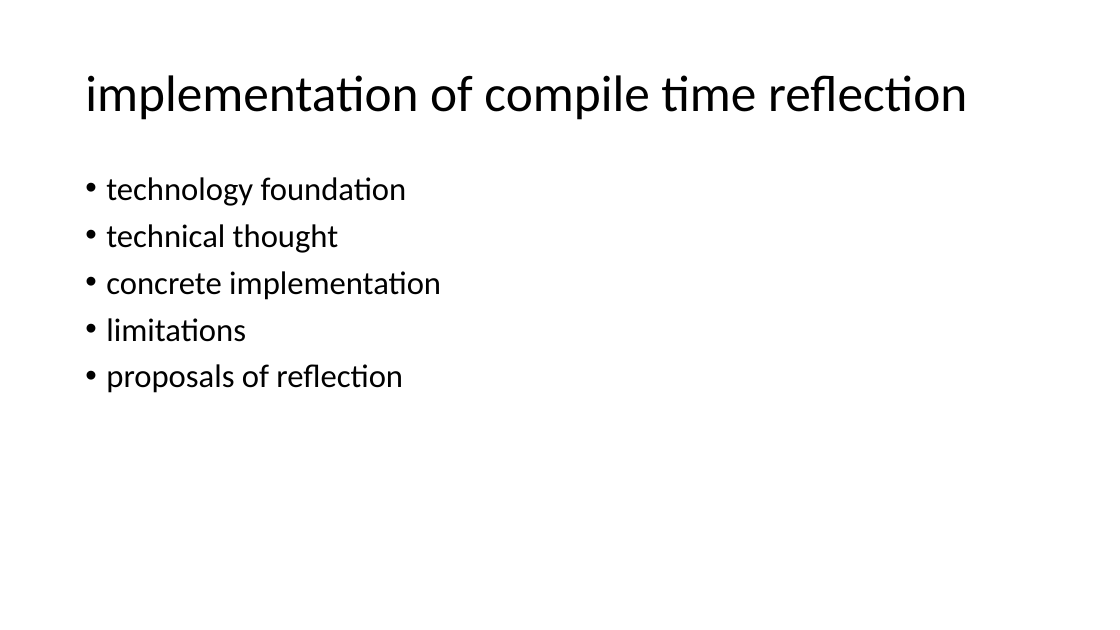
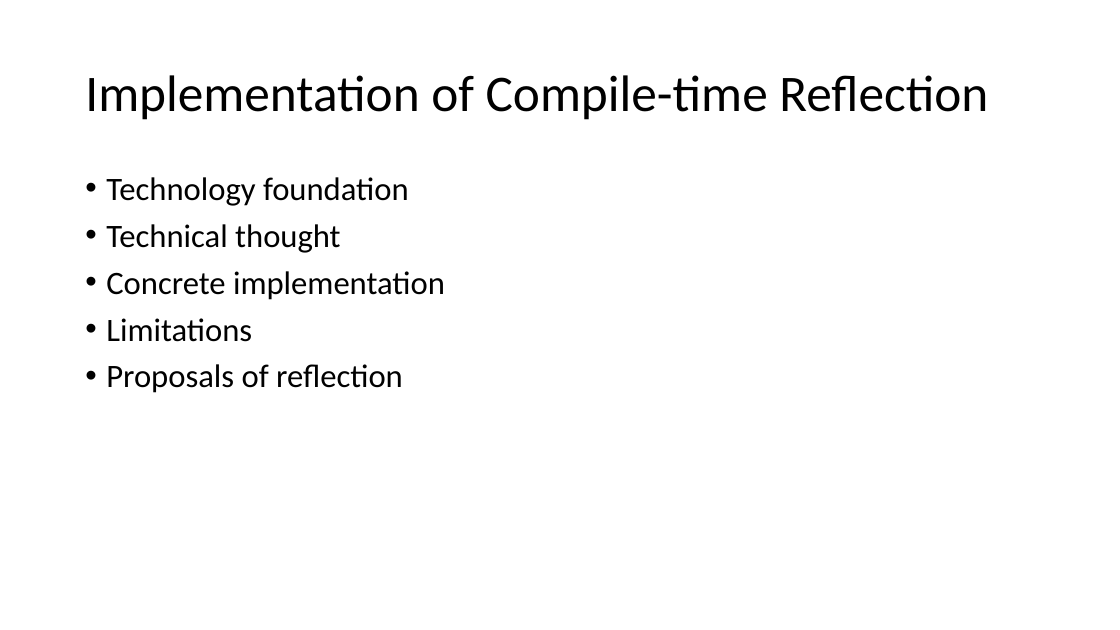
Before and after one commit to qicosmos/cppcon2017, a slide deck: slide 11 of cppcon2017.pptx. Drawn at 1120x630 pixels with LibreOffice and Linux fonts; fonts in the diff are those of the drawing. Boxes give left, top, right and bottom in pixels: in the first picture for what was removed or moved away, otherwise in the second. Text is boxed around its words. In the diff, an @@ line names an element or a change of style, - is before the commit and + after.

```diff
--- a/cppcon2017.pptx
+++ b/cppcon2017.pptx
@@ title at (x1=85, y1=75, x2=988, y2=120): text changed @@
-implementation of compile time reflection
+Implementation of Compile-time Reflection
@@ text at (x1=106, y1=177, x2=445, y2=393): text changed @@
-• technology foundation
-• technical thought
-• concrete implementation
-• limitations
-• proposals of reflection
+• Technology foundation
+• Technical thought
+• Concrete implementation
+• Limitations
+• Proposals of reflection
```
Also in this commit, not shown: 36 other slides changed.
